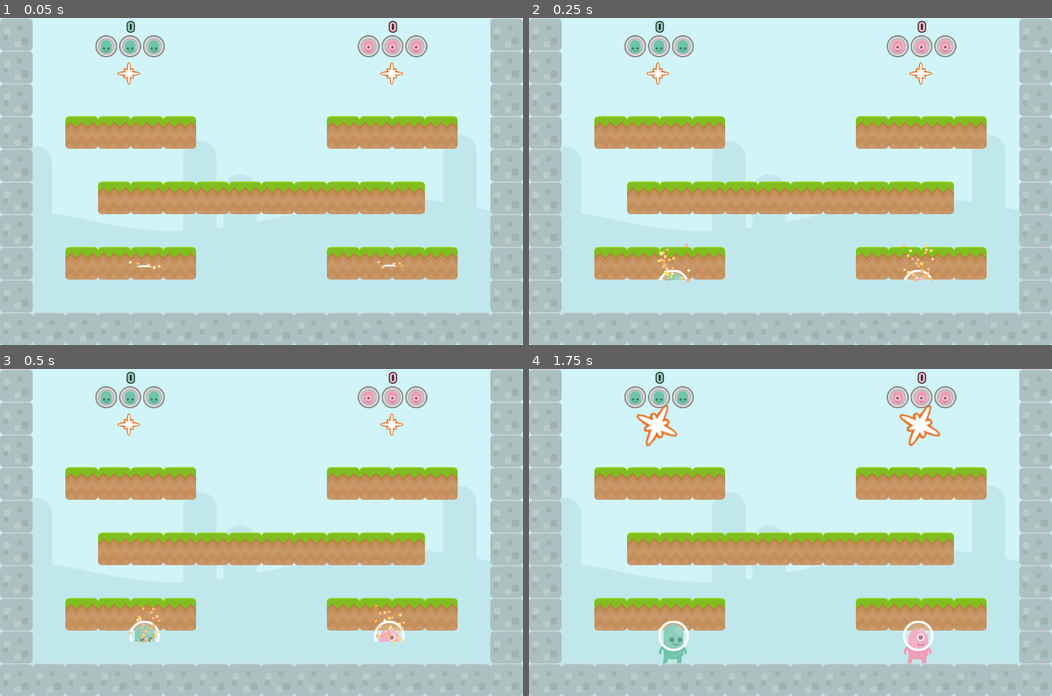
Above: before the commit, frames 1-4 (two rows, left to right).
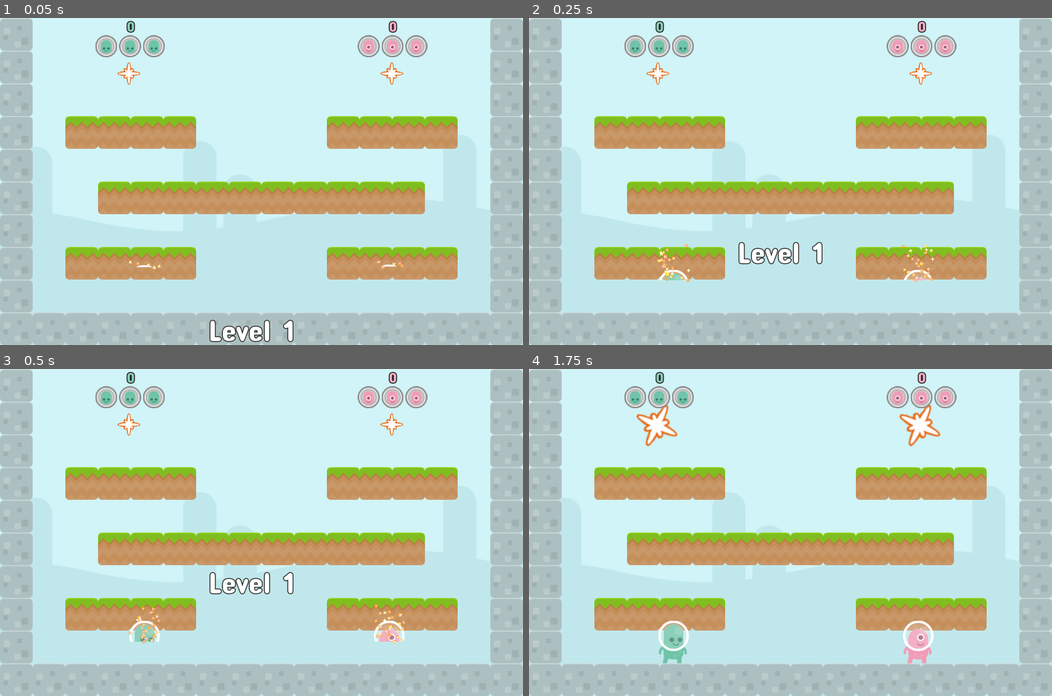
Above: after the commit, the same moments.

Repository: doctor-g/AltNaGaDeMon2021
Game: Godot game, scene res://World/World.tscn
Same seed, same stepped clock (60 frames per second), same inputs: the game is played once before the commit and once after it.
Inputs:
- Up to frame 1 (0.05 s): no input
- Up to frame 2 (0.25 s): no input
- Up to frame 3 (0.5 s): no input
- Up to frame 4 (1.75 s): no input

The runs differ from the first frame. In frame 1, 0.6% of the frame differs, in the area x 40-57%, y 92-100%; in frame 2, 0.6%, in the area x 40-57%, y 68-76%; in frame 3, 0.6%; in frame 4, nothing differs.

Commit message:
Show level number flyby

Diff:
--- a/project/World/World.gd
+++ b/project/World/World.gd
@@ -16,6 +16,7 @@
 var _old_level : Node2D
 
 onready var _anim_player := $AnimationPlayer
+onready var _level_label := $LevelLabelHolder/LevelLabel
 
 func _ready():
 	assert(num_players > 0 and num_players <= _MAX_PLAYERS)
@@ -56,6 +57,9 @@
 	# warning-ignore:return_value_discarded
 	new_level.connect("game_over", self, "_on_game_over")
 
+	_level_label.text = "Level %d" % (_level_index+1)
+	_anim_player.play("advance-level")
+
 
 func _on_Level_complete():
 	# Make the surviving pawns dance
--- a/project/World/World.tscn
+++ b/project/World/World.tscn
@@ -80,6 +80,39 @@
 "update": 0,
 "values": [ Vector2( 333, -80 ) ]
 }
+tracks/1/type = "value"
+tracks/1/path = NodePath("LevelLabelHolder:position")
+tracks/1/interp = 1
+tracks/1/loop_wrap = true
+tracks/1/imported = false
+tracks/1/enabled = true
+tracks/1/keys = {
+"times": PoolRealArray( 0 ),
+"transitions": PoolRealArray( 1 ),
+"update": 0,
+"values": [ Vector2( 538, 721 ) ]
+}
+
+[sub_resource type="Animation" id=4]
+resource_name = "advance-level"
+tracks/0/type = "value"
+tracks/0/path = NodePath("LevelLabelHolder:position")
+tracks/0/interp = 1
+tracks/0/loop_wrap = true
+tracks/0/imported = false
+tracks/0/enabled = true
+tracks/0/keys = {
+"times": PoolRealArray( 0, 0.5, 1 ),
+"transitions": PoolRealArray( 0.378929, 2.54912, 2.54912 ),
+"update": 0,
+"values": [ Vector2( 538, 721 ), Vector2( 538, 442 ), Vector2( 538, -52 ) ]
+}
+
+[sub_resource type="DynamicFont" id=5]
+size = 64
+outline_size = 2
+outline_color = Color( 0.2, 0.2, 0.2, 1 )
+font_data = ExtResource( 2 )
 
 [node name="World" type="Control"]
 script = ExtResource( 1 )
@@ -119,6 +152,7 @@
 [node name="AnimationPlayer" type="AnimationPlayer" parent="."]
 anims/GameOver = SubResource( 2 )
 anims/RESET = SubResource( 3 )
+anims/advance-level = SubResource( 4 )
 
 [node name="ButtonBox" type="VBoxContainer" parent="."]
 visible = false
@@ -144,6 +178,20 @@
 
 [node name="Tween" type="Tween" parent="."]
 
+[node name="LevelLabelHolder" type="Node2D" parent="."]
+position = Vector2( 538, 721 )
+
+[node name="LevelLabel" type="Label" parent="LevelLabelHolder"]
+grow_horizontal = 2
+grow_vertical = 2
+custom_fonts/font = SubResource( 5 )
+text = "Level N"
+align = 1
+__meta__ = {
+"_edit_lock_": true,
+"_edit_use_anchors_": false
+}
+
 [connection signal="pressed" from="ButtonBox/PlayAgainButton" to="." method="_on_PlayAgainButton_pressed"]
 [connection signal="pressed" from="ButtonBox/MenuButton" to="." method="_on_MenuButton_pressed"]
 [connection signal="tween_all_completed" from="Tween" to="." method="_on_Tween_tween_all_completed"]
Not shown: 1 places in project/World/World.tscn that only renumber resources
